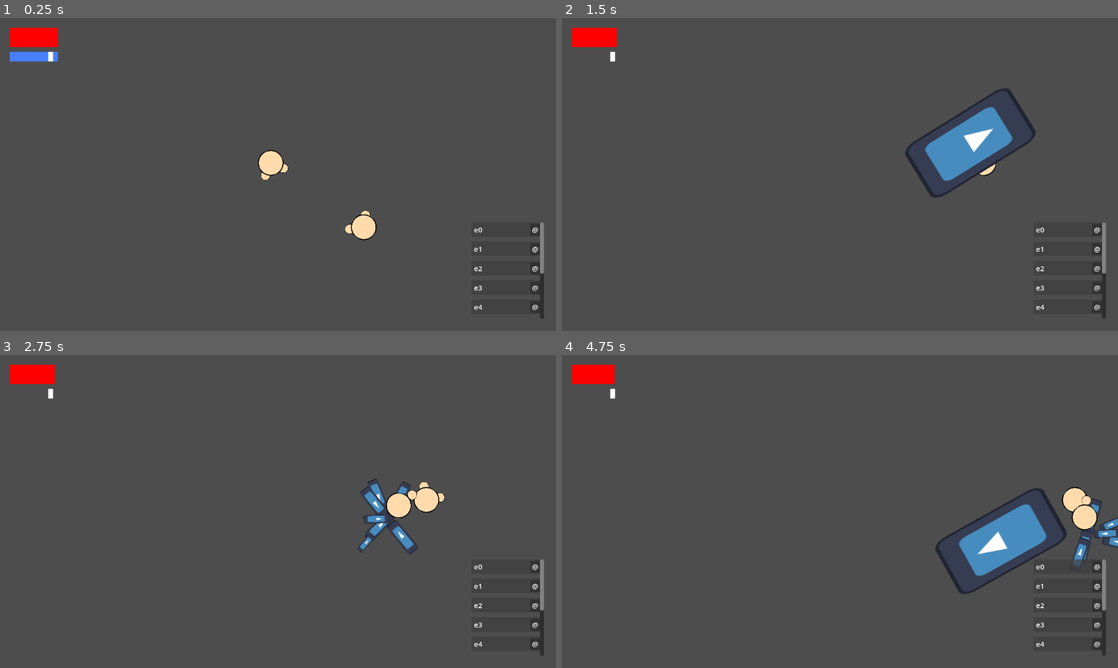
Above: before the commit, frames 1-4 (two rows, left to right).
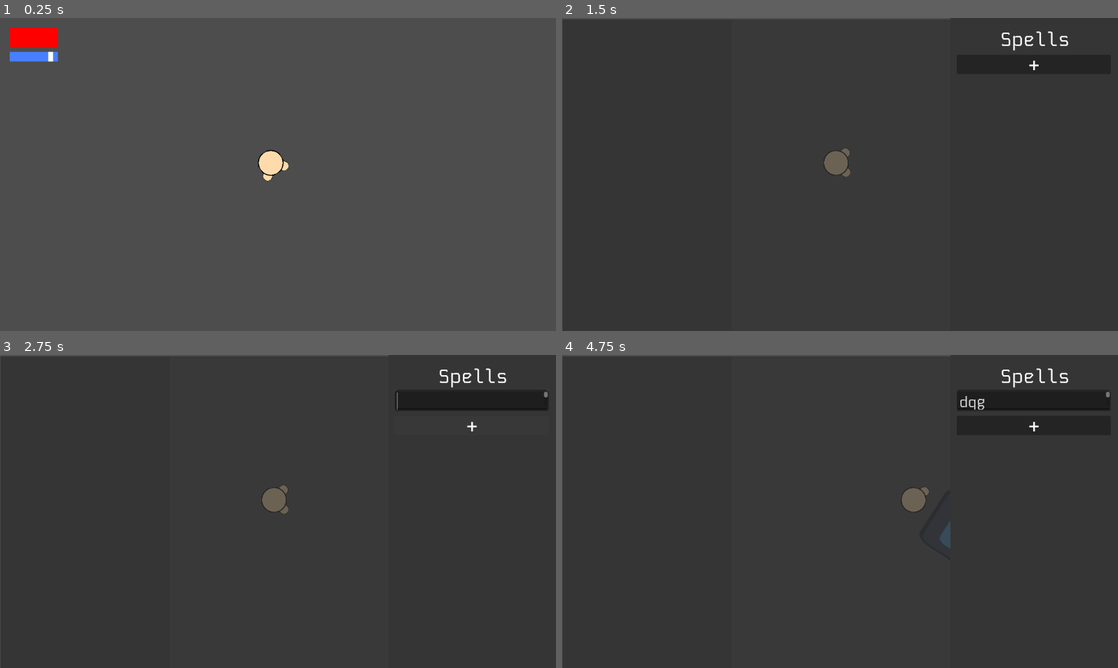
Above: after the commit, the same moments.

Repository: aayushrh/EnergyManipulation
Game: Godot game, scene res://World/Screens/World.tscn
Two runs of this game, one before a commit and one after it. Both use one fixed random seed, a clock stepped at 60 frames per second and the inputs below. The engine's default icon, where the game draws it, is replaced by a stand-in: a white triangle on a blue panel in a dark square.
Inputs (mouse positions are in pixels of both pictures, inside the frame that each line leads up to):
- Up to frame 1 (0.25 s): no input
- Up to frame 2 (1.5 s): tap Enter (enter) at 0.5 s; move the mouse to (962, 158) at 0.52 s; hold D (right) 0.53-1.25 s; tap G (magicOpen, bound only after the commit) at 0.6 s; click (962, 158) at 0.67 s; drag from (728, 190) to (906, 183) at 1.27 s
- Up to frame 3 (2.75 s): click (472, 401) at 2 s, where only the run after the commit has a clickable "+"
- Up to frame 4 (4.75 s): move the mouse to (895, 442) at 2.77 s; hold D (right) 2.78-3.5 s; tap Q (Ability2) at 2.85 s; click (895, 442) at 2.92 s; tap G (magicOpen, bound only after the commit) at 3.05, 4.55 s; drag from (812, 574) to (1029, 502) at 3.52 s; move the mouse to (1006, 558) at 4.27 s; hold A (left) from 4.28 s (still down); click (1006, 558) at 4.35 s

The runs differ from the first frame. In frame 1, 1.0% of the frame differs, in the area x 46-98%, y 42-96%; in frame 2, 6.9%; in frame 3, 4.7%; in frame 4, 10%, in the area x 1-100%, y 3-94%.

Commit message:
BlastWorks

Diff:
--- a/Player/Player.gd
+++ b/Player/Player.gd
@@ -13,6 +13,8 @@
 @export var Shockwave : PackedScene
 @export var Afterimage : PackedScene
 
+@onready var Blast = preload("res://World/Magic/MagicCasts/Blast.tscn")
+
 var rng = RandomNumberGenerator.new()
 var right = true
 var can_attack = true
@@ -26,15 +28,18 @@
 var time_last_block = -1
 var time_last_hit = 0
 var health = 10
+var slow = false
+var onLastTurn = false
 
 func _ready():
 	$PlayerArt.hit.connect(_shockwave)
 
 func _process(delta):
 	time += delta
-	rotateToTarget(get_global_mouse_position(), delta)
 	queue_redraw()
 	if(!Global.pause and !dashing):
+		magic_check()
+		rotateToTarget(get_global_mouse_position(), delta)
 		_movement()
 		attack()
 		dash_check()
@@ -58,6 +63,19 @@
 func _draw():
 	if(blocking):
 		draw_arc(Vector2.ZERO, 50, -PI/4 - PI/8, -3*PI/4 - PI/8, 20, Color.WHITE, 5)
+
+func magic_check():
+	var hit = false
+	for e in Global.spellList:
+		if Input.is_key_pressed(e.binding):
+			hit = true
+		if Input.is_key_pressed(e.binding) and !onLastTurn:
+			if(e.type != null and e.type.spellName.to_lower() == "blast"):
+				var blast = Blast.instantiate()
+				blast.player = self
+				blast.setSpell(e)
+				get_tree().current_scene.add_child(blast)
+	onLastTurn = hit
 
 func dash_check():
 	if(Input.is_action_pressed("Dash")):
@@ -119,9 +137,9 @@
 
 func rotateToTarget(target, delta):
 	var direction = (target - global_position)
-	rotation_degrees -= 100
+	rotation_degrees -= 90
 	var angleTo = transform.x.angle_to(direction)
-	rotation_degrees += 100
+	rotation_degrees += 90
 	rotate(sign(angleTo) * min(delta * ROTATIONSPEED, abs(angleTo)))
 
 func _movement():
@@ -150,16 +168,18 @@
 		return (-13.68 + 3.173*(time*100) + 0.02387*pow((time*100), 2))/100.0
 	return 0
 
+func doneCasting():
+	slow = false
 
 func _on_dashing_timer_timeout():
 	dashing = false
 
 func _on_hit_register_timer_timeout():
 	var dmgRed = _dmgRed(abs(time_last_hit-time_last_block))
-	print("timeDiff: " + str(abs(time_last_hit-time_last_block)))
-	print("damage: " + str(dmgTaken * (1-dmgRed)))
-	print("dmg Reduction: " + str(dmgTaken - dmgTaken * (1-dmgRed)))
-	print("stored Energy increase: " + str(dmgTaken * (dmgRed)))
+	#print("timeDiff: " + str(abs(time_last_hit-time_last_block)))
+	#print("damage: " + str(dmgTaken * (1-dmgRed)))
+	#print("dmg Reduction: " + str(dmgTaken - dmgTaken * (1-dmgRed)))
+	#print("stored Energy increase: " + str(dmgTaken * (dmgRed)))
 	stored_energy += dmgTaken * dmgRed * 10
 	health -= dmgTaken * (1-dmgRed)
 	if(health<0):
--- /dev/null
+++ b/World/Magic/MagicCasts/Blast.gd
@@ -0,0 +1,49 @@
+extends SpellCast
+
+var direction = Vector2.ZERO
+@export var baseSpeed = 10
+var castingTimer = 0
+var chargeTimer = 0
+var shot = false
+var timesShot = 0
+var timer = 0
+
+@onready var BlastProj = preload("res://World/Magic/MagicCasts/BlastProj.tscn")
+
+func setSpell(nspell):
+	spell = nspell
+	castingTimer = spell.getCastingTime()
+	chargeTimer = spell.getMaxPowerTime()
+
+func _shoot():
+	#shot = true
+	#player.doneCasting()
+	direction = Vector2(cos(player.rotation_degrees * PI/180 - PI/2), sin(player.rotation_degrees * PI/180 - PI/2))
+	var blastProj = BlastProj.instantiate()
+	blastProj.global_position = global_position
+	blastProj.linear_velocity = direction * baseSpeed #* spell.attributes.projectile_speed
+	get_tree().current_scene.add_child(blastProj)
+	timer = 0.1
+
+func _process(delta):
+	if !shot:
+		if (castingTimer >= 0 ):
+			castingTimer -= delta
+		elif chargeTimer >= 0:
+			chargeTimer -= delta
+			if !Input.is_key_pressed(spell.binding):
+				shot = true
+			spell.attributes.power *= 1.01
+		else:
+			if !Input.is_key_pressed(spell.binding):
+				shot = true
+		global_position = player.global_position + Vector2(cos(player.rotation_degrees * PI/180 - PI/2), sin(player.rotation_degrees * PI/180 - PI/2)) * 100
+	else:
+		timer -= delta
+		if timer < 0:
+			if timesShot < spell.attributes.amount:
+				timesShot+=1
+				_shoot()
+			else:
+				player.doneCasting()
+				queue_free()
--- /dev/null
+++ b/World/Magic/MagicCasts/Blast.tscn
@@ -0,0 +1,14 @@
+[gd_scene load_steps=3 format=3 uid="uid://dwpix3e1prdn7"]
+
+[ext_resource type="Script" path="res://World/Magic/MagicCasts/Blast.gd" id="1_gxgia"]
+[ext_resource type="Texture2D" uid="uid://bocn4o4l72aid" path="res://icon.svg" id="2_bjtmp"]
+
+[node name="Blast" type="Node2D"]
+position = Vector2(-1, 0)
+script = ExtResource("1_gxgia")
+baseSpeed = 200
+
+[node name="Icon" type="Sprite2D" parent="."]
+modulate = Color(1, 1, 1, 0.45098)
+scale = Vector2(0.5, 0.5)
+texture = ExtResource("2_bjtmp")
--- /dev/null
+++ b/World/Magic/MagicCasts/BlastProj.tscn
@@ -0,0 +1,11 @@
+[gd_scene load_steps=2 format=3 uid="uid://b7n1s2fb77tim"]
+
+[ext_resource type="Texture2D" uid="uid://bocn4o4l72aid" path="res://icon.svg" id="1_jw41c"]
+
+[node name="BlastProj" type="RigidBody2D"]
+gravity_scale = 0.0
+
+[node name="CollisionShape2D" type="CollisionShape2D" parent="."]
+
+[node name="Icon" type="Sprite2D" parent="."]
+texture = ExtResource("1_jw41c")
--- /dev/null
+++ b/World/Magic/MagicCasts/SpellCast.gd
@@ -0,0 +1,9 @@
+extends Node2D
+class_name SpellCast
+
+var spell : Spell
+var holding = true
+var player = null
+
+func _on_release():
+	holding = false
--- a/World/Magic/MagicCreationMenu.tscn
+++ b/World/Magic/MagicCreationMenu.tscn
@@ -30,6 +30,7 @@
 color = Color(0.192157, 0.192157, 0.192157, 0.713726)
 
 [node name="Control" type="Control" parent="."]
+visible = false
 layout_mode = 3
 anchors_preset = 0
 offset_right = 40.0
--- a/World/Magic/MagicSettings.gd
+++ b/World/Magic/MagicSettings.gd
@@ -17,11 +17,11 @@
 	if(!(MagicMenu.selectedSpell.attributes == null)):
 		Size.value = (MagicMenu.selectedSpell.attributes.size-1)*100
 		Power.value = (MagicMenu.selectedSpell.attributes.power-1)*100
-		Stealth.value = (MagicMenu.selectedSpell.attributes.stealth-1)*100
+		Stealth.value = (MagicMenu.selectedSpell.attributes.amount-1)*100
 	Title.text = Name.text
 	if MagicMenu.selectedSpell.binding != null:
-		keybind = (char)(MagicMenu.selectedSpell.binding)
-		Keybind.text = keybind
+		keybind = (MagicMenu.selectedSpell.binding)
+		Keybind.text = (char)(keybind)
 	else:
 		Keybind.text = "Create new Keybind..."
 
--- a/World/Magic/MagicSettings.tscn
+++ b/World/Magic/MagicSettings.tscn
@@ -1,7 +1,6 @@
 [gd_scene load_steps=6 format=3 uid="uid://b8wqxa30xfo8m"]
 
 [ext_resource type="Script" path="res://World/Magic/MagicSettings.gd" id="1_ahfbw"]
-
 
 [sub_resource type="StyleBoxFlat" id="StyleBoxFlat_n0w6v"]
 bg_color = Color(0.301961, 0.301961, 0.301961, 1)
@@ -24,6 +23,7 @@
 Keybind = NodePath("ColorRect2/PanelContainer/MarginContainer/ScrollContainer/MarginContainer/Action List/Keybind")
 
 [node name="ColorRect2" type="ColorRect" parent="."]
+layout_mode = 0
 offset_left = -15.0
 offset_top = -13.0
 offset_right = 1164.0
@@ -184,6 +184,7 @@
 text = "Remove"
 
 [node name="Exit" type="Button" parent="."]
+layout_mode = 0
 offset_left = 158.0
 offset_top = 58.0
 offset_right = 230.0
--- a/World/Magic/MagicSpells/Attributes.gd
+++ b/World/Magic/MagicSpells/Attributes.gd
@@ -5,7 +5,7 @@
 var power
 var attack_speed
 var projectile_speed
-var stealth
+var amount
 var supreme
 
 
@@ -14,5 +14,5 @@
 	attack_speed = (-size)/100+1
 	power = pow/100+1
 	projectile_speed = (-pow)/100+1
-	stealth = stlh/100+1
+	amount = stlh/100+1
 	supreme = (-stlh)/100+1
--- a/World/Magic/MagicSpells/SpellButton.gd
+++ b/World/Magic/MagicSpells/SpellButton.gd
@@ -25,6 +25,7 @@
 	if changing and event is InputEventKey and event.pressed:
 		Global.spellList.remove_at(Global.spellList.find(spell))
 		spell.binding = event.keycode
+		print(spell.binding)
 		$HBoxContainer/Button.text = char(event.keycode)
 		Global.spellList.append(spell)
 		changing = false
--- a/World/Magic/MagicSpells/SpellListUI.gd
+++ b/World/Magic/MagicSpells/SpellListUI.gd
@@ -8,7 +8,6 @@
 @onready var spell = preload("res://World/Magic/MagicSpells/SpellUI.tscn")
 
 func _ready():
-	test()
 	reload()
 
 func test():
--- a/World/Magic/MagicSpells/spell.gd
+++ b/World/Magic/MagicSpells/spell.gd
@@ -7,9 +7,14 @@
 var type = null
 var spellName = ""
 var binding = null
+var cooldown = 0
 
 func _init(namen):
 	spellName = namen
+	attributes = Attributes.new(0, 0, 0)
+
+func resetCooldown():
+	cooldown = getcd()
 
 func getcd():
 	var cd = 0
@@ -42,6 +47,29 @@
 			"aura":
 				cd += 30
 	return cd
+
+func getCastingTime():
+	if attributes != null:
+		return attributes.attack_speed*0.5
+	else:
+		return 0
+
+func getMaxPowerTime():
+	var t = 2
+	if(Constants.isValid(type)):
+		match(type.spellName.to_lower()):
+			"blast":
+				t *= 2.5
+			"beam", "shield", "aura":
+				return INF
+			"explosion":
+				t *= 4
+			"placed explosion":
+				t *= 6
+	if(attributes != null):
+		return t*attributes.attack_speed
+	else:
+		return 0
 
 #perfect block = 10 mana
 func initcost():
--- a/World/Screens/World.gd
+++ b/World/Screens/World.gd
@@ -1,9 +1,12 @@
 extends Node2D
 
 func _process(delta):
-	if(Input.is_action_just_pressed("Pause") and Global.pause):
-		Global.pause = false
-		$CanvasLayer/InputChangeSystem.visible = false
-	elif(Input.is_action_just_pressed("Pause") and !Global.pause):
-		Global.pause = true
-		$CanvasLayer/InputChangeSystem.visible = true
+	if Input.is_action_just_pressed("Pause"):
+		Global.pause = !Global.pause
+		$CanvasLayer/InputChangeSystem.visible = !$CanvasLayer/InputChangeSystem.visible
+		$CanvasLayer/ScrollContainer.visible = !$CanvasLayer/ScrollContainer.visible
+	if Input.is_action_just_pressed("magicOpen"):
+		$CanvasLayer/ScrollContainer/SpellListUI.reload()
+		Global.pause = !Global.pause
+		$CanvasLayer/Magic.visible = !$CanvasLayer/Magic.visible
+		$CanvasLayer/ScrollContainer.visible = !$CanvasLayer/ScrollContainer.visible
--- a/World/Screens/World.tscn
+++ b/World/Screens/World.tscn
@@ -1,11 +1,10 @@
-[gd_scene load_steps=8 format=3 uid="uid://nqt08ivqhy5v"]
+[gd_scene load_steps=7 format=3 uid="uid://nqt08ivqhy5v"]
 
 [ext_resource type="Script" path="res://World/Screens/World.gd" id="1_dcdsc"]
 [ext_resource type="PackedScene" uid="uid://mpo3uyl0648p" path="res://Player/Player.tscn" id="1_s7tpg"]
 [ext_resource type="PackedScene" uid="uid://bllickk0pk5b8" path="res://World/Magic/MagicCreationMenu.tscn" id="3_pl71l"]
 [ext_resource type="Script" path="res://World/Magic/MagicSpells/SpellListUI.gd" id="4_7sx84"]
 [ext_resource type="PackedScene" uid="uid://c65x0w6dlh245" path="res://World/UI/input_change_system.tscn" id="4_eyl0v"]
-[ext_resource type="PackedScene" uid="uid://c2gbss4jwhyhl" path="res://Enemies/BasicEnemy.tscn" id="4_gl31p"]
 [ext_resource type="PackedScene" uid="uid://1sfun4lwfipy" path="res://World/Magic/MagicSpells/SpellUI.tscn" id="5_cmnpc"]
 
 [node name="World" type="Node2D"]
@@ -42,7 +41,3 @@
 
 [node name="SpellUI" parent="CanvasLayer/ScrollContainer/SpellListUI" instance=ExtResource("5_cmnpc")]
 layout_mode = 2
-
-[node name="BasicEnemy" parent="." instance=ExtResource("4_gl31p")]
-position = Vector2(800, 465)
-ROTATIONSPEED = 10.0
--- a/project.godot
+++ b/project.godot
@@ -90,6 +90,11 @@
 "events": [Object(InputEventKey,"resource_local_to_scene":false,"resource_name":"","device":-1,"window_id":0,"alt_press …(182 unchanged characters)…
 ]
 }
+magicOpen={
+"deadzone": 0.5,
+"events": [Object(InputEventKey,"resource_local_to_scene":false,"resource_name":"","device":-1,"window_id":0,"alt_pressed":false,"shift_pressed":false,"ctrl_pressed":false,"meta_pressed":false,"pressed":false,"keycode":0,"physical_keycode":71,"key_label":0,"unicode":103,"echo":false,"script":null)
+]
+}
 
 [rendering]
 
